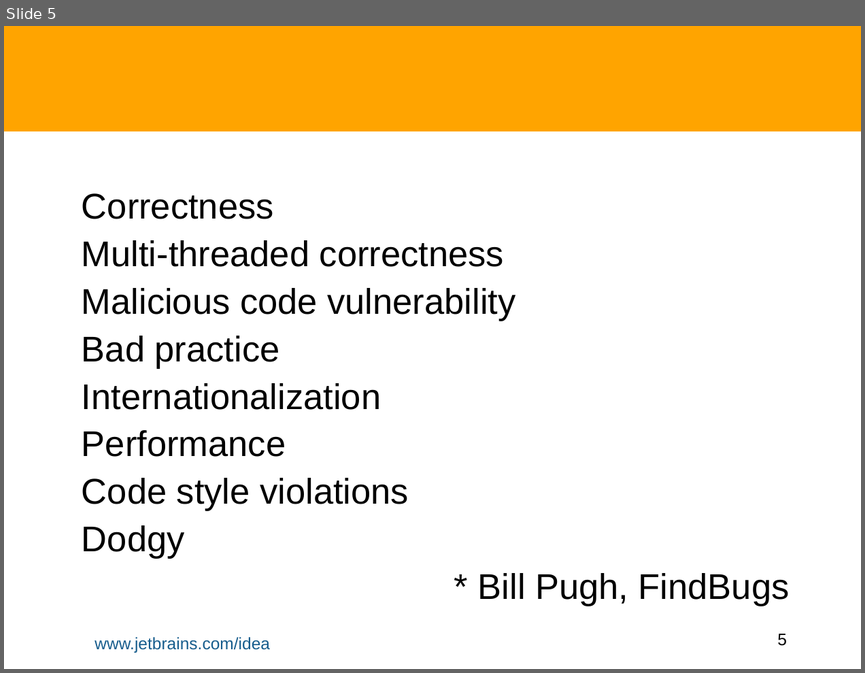
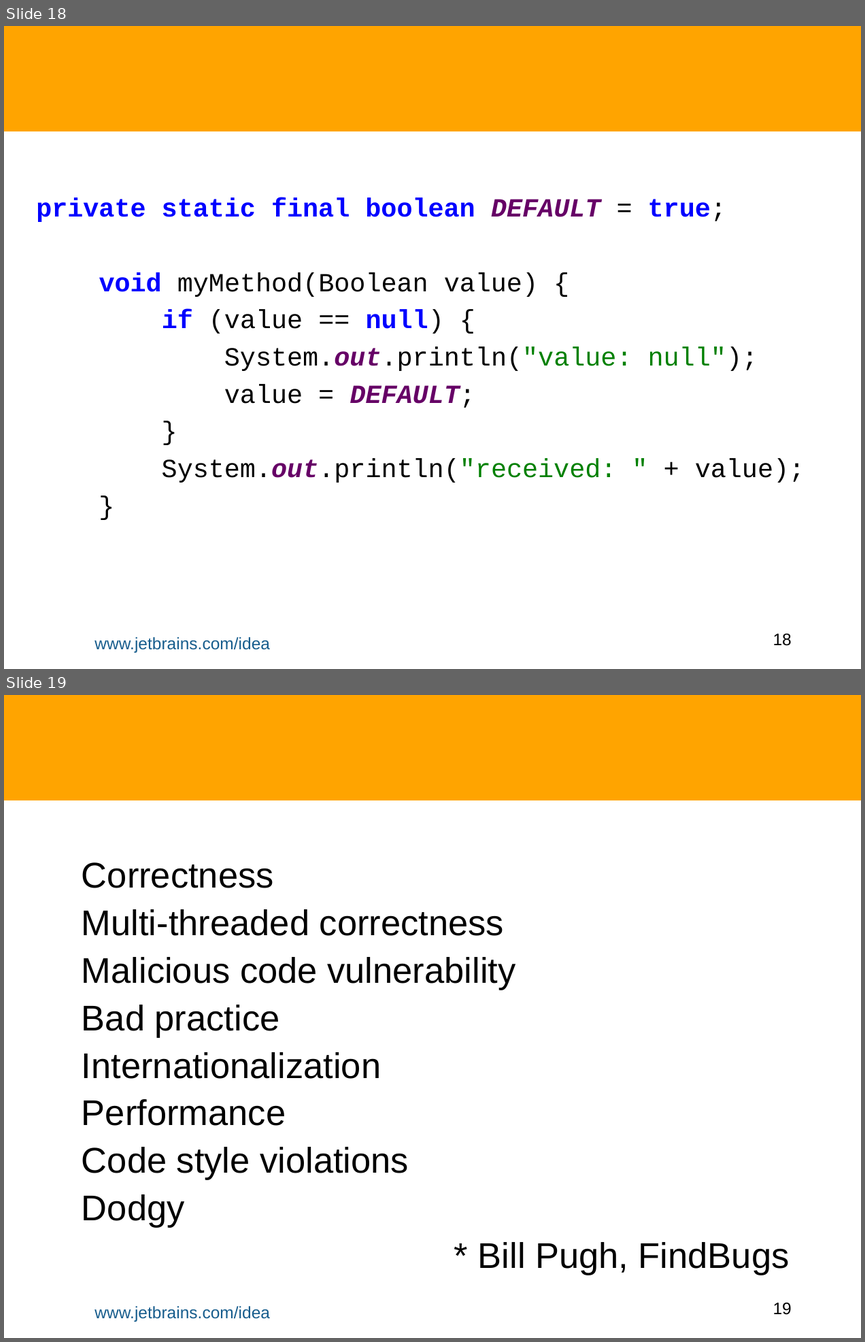
Before and after one commit to HamletDRC/presentations, a slide deck: staticanalysis/StaticAnalysisAndASTTransforms.odp. Shown one above the other, each under a label of ours: slide 5 before the commit, slides 18 and 19 after it. The pictures are 865x673 and 865x1342 pixels, drawn with LibreOffice and Linux fonts; fonts in the diff are those of the drawing; background and template pictures are left out. Boxes give left, top, right and bottom in pixels: in the first picture for what was removed or moved away, otherwise in the second. Text is boxed around its words. In the diff, an @@ line names an element or a change of style, - is before the commit and + after.

```diff
--- a/staticanalysis/StaticAnalysisAndASTTransforms.odp
+++ b/staticanalysis/StaticAnalysisAndASTTransforms.odp
@@ slide 18 added at [4,26,861,669], background #FFFFFF; not listed: 3 template elements that a slide beside it also shows @@
@@ subtitle added at [36,198,804,482], 22 pt, text #000000 @@
+private static final boolean DEFAULT = true;
+void myMethod(Boolean value) {
+if (value == null) {
+System.out.println("value: null");
+value = DEFAULT;
+}
+System.out.println("received: " + value);
+}
@@ what was slide 5 is now slide 19 @@
@@ page number at [773,1302,791,1314]: text changed @@
-5
+19
```
Also in this commit, not shown: 6 slides changed, 16 other slides added, 2 slides removed, 8 other files.
